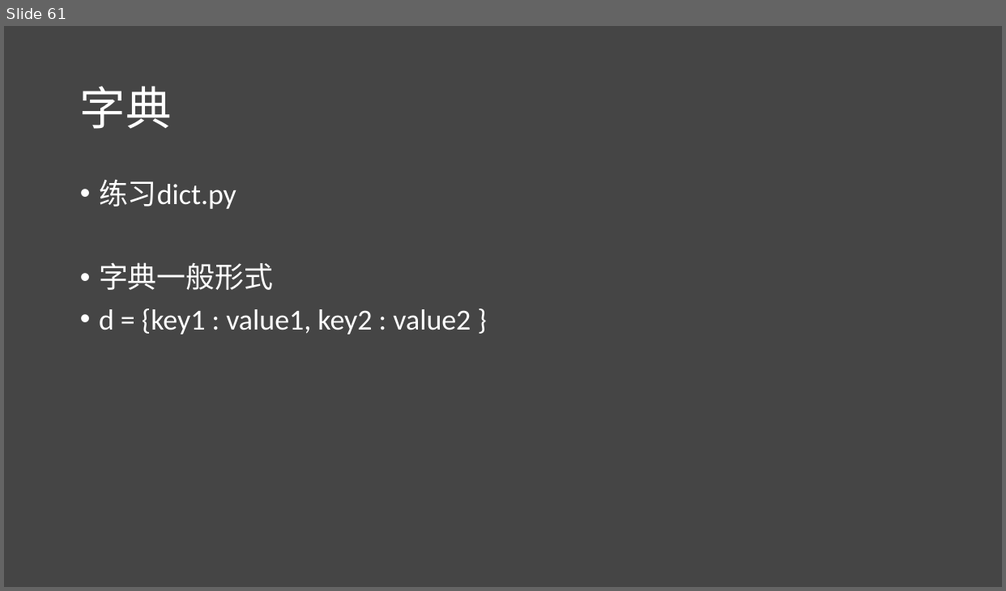
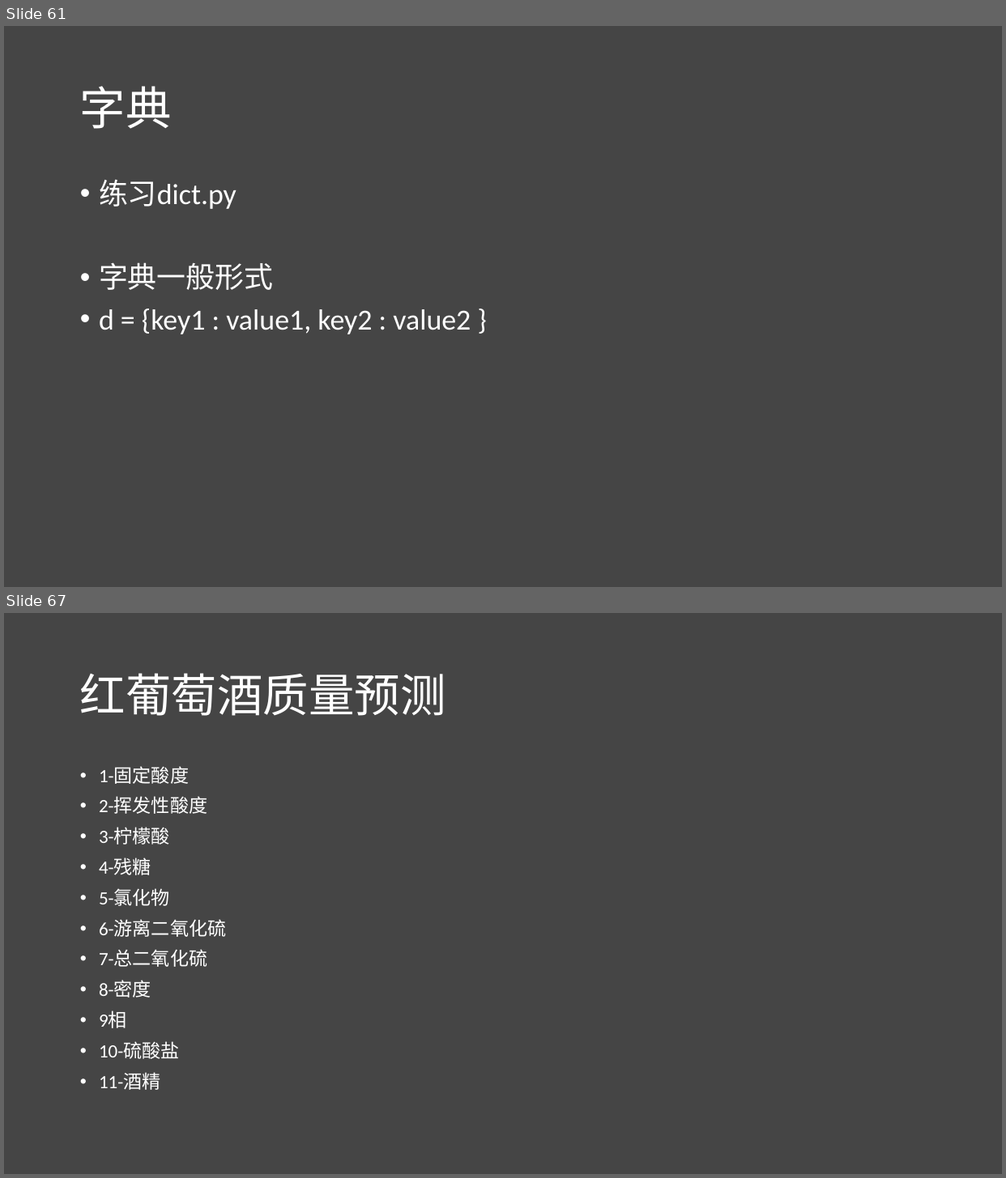
Before and after one commit to lichao312214129/lc_rsfmri_tools_python, a slide deck: The_first_ml_training/第一届机器学习实战班.pptx. Shown one above the other, each under a label of ours: slide 61 before the commit, slides 61 and 67 after it; the slides between them are not shown. The pictures are 1006x591 and 1006x1178 pixels, drawn with LibreOffice and Linux fonts; fonts in the diff are those of the drawing. Boxes give left, top, right and bottom in pixels: in the first picture for what was removed or moved away, otherwise in the second. Text is boxed around its words. In the diff, an @@ line names an element or a change of style, - is before the commit and + after.

Commit message:
ppt

```diff
--- a/The_first_ml_training/第一届机器学习实战班.pptx
+++ b/The_first_ml_training/第一届机器学习实战班.pptx
@@ slide 67 added at <box>4,613,1002,1174</box>, background #454545 @@
@@ title added at <box>80,673,446,716</box>, 44 pt, text #FFFFFF @@
+红葡萄酒质量预测
@@ text added at <box>99,766,226,1090</box>, 18 pt, text #FFFFFF @@
+• 1-固定酸度
+• 2-挥发性酸度
+• 3-柠檬酸
+• 4-残糖
+• 5-氯化物
+• 6-游离二氧化硫
+• 7-总二氧化硫
+• 8-密度
+• 9相
+• 10-硫酸盐
+• 11-酒精
```
Also in this commit, not shown: 6 other slides added, 17 other files.
